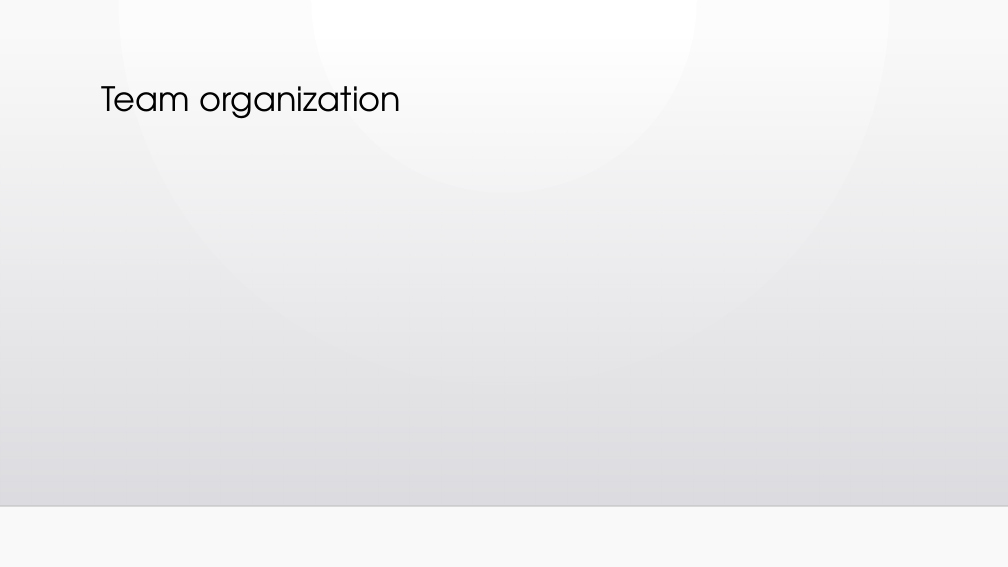
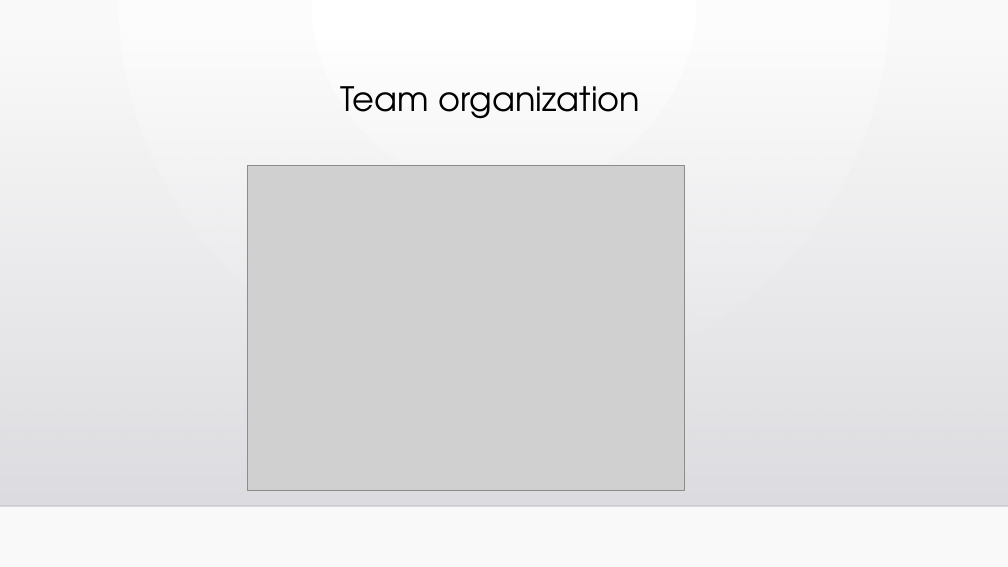
Before and after one commit to KVessey/SoftwareEngineeringLMS, a slide deck: slide 2 of Learning Management System project.pptx. Drawn at 1008x567 pixels with LibreOffice and Linux fonts; fonts in the diff are those of the drawing; grey boxes stand for pictures; background and template pictures are left out. Boxes give left, top, right and bottom in pixels: in the first picture for what was removed or moved away, otherwise in the second. Text is boxed around its words. In the diff, an @@ line names an element or a change of style, - is before the commit and + after.

```diff
--- a/Learning Management System project.pptx
+++ b/Learning Management System project.pptx
@@ title "Team organization" at <box>340,86,640,119</box>: alignment left to centre @@
@@ picture added at <box>248,166,685,491</box> @@
```
Also in this commit, not shown: 4 other slides changed, 5 slides added.
